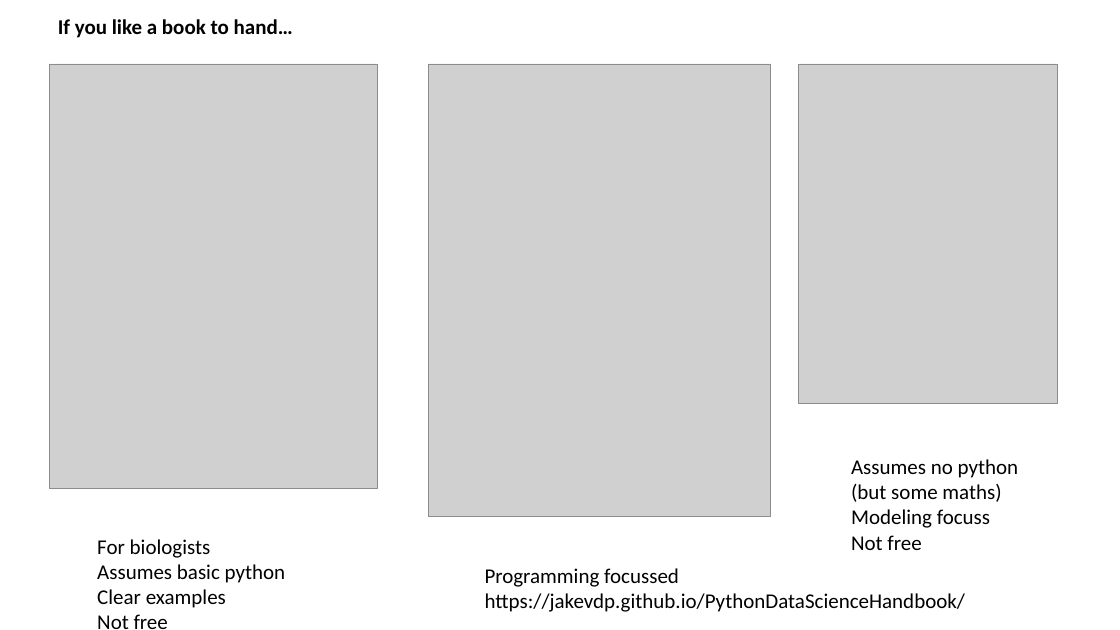
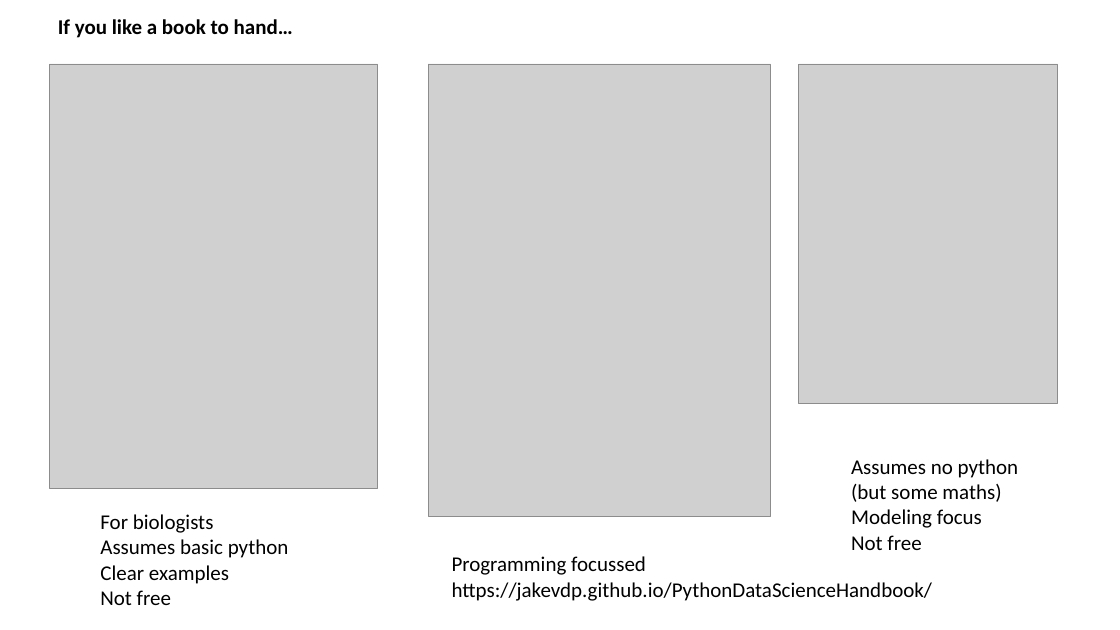
Before and after one commit to nicksavill/DEB_development, a slide deck: slide 6 of Week_1/Getting_help.pptx (slide 5 before the commit). Drawn at 1120x630 pixels with LibreOffice and Linux fonts; fonts in the diff are those of the drawing; grey boxes stand for pictures. Boxes give left, top, right and bottom in pixels: in the first picture for what was removed or moved away, otherwise in the second. Text is boxed around its words. In the diff, an @@ line names an element or a change of style, - is before the commit and + after.

```diff
--- a/Week_1/Getting_help.pptx
+++ b/Week_1/Getting_help.pptx
@@ text "For biologists": place and size @@
-text "For biologists" at box(97, 539, 286, 629)
+text "For biologists" at box(100, 514, 289, 605)
@@ text at box(851, 509, 982, 528): text changed @@
-Modeling focuss
+Modeling focus
@@ text "Programming focussed": place and size @@
-text "Programming focussed" at box(485, 568, 966, 612)
+text "Programming focussed" at box(452, 556, 933, 601)
```
Also in this commit, not shown: 4 other slides changed, 2 slides added, 13 other files.
